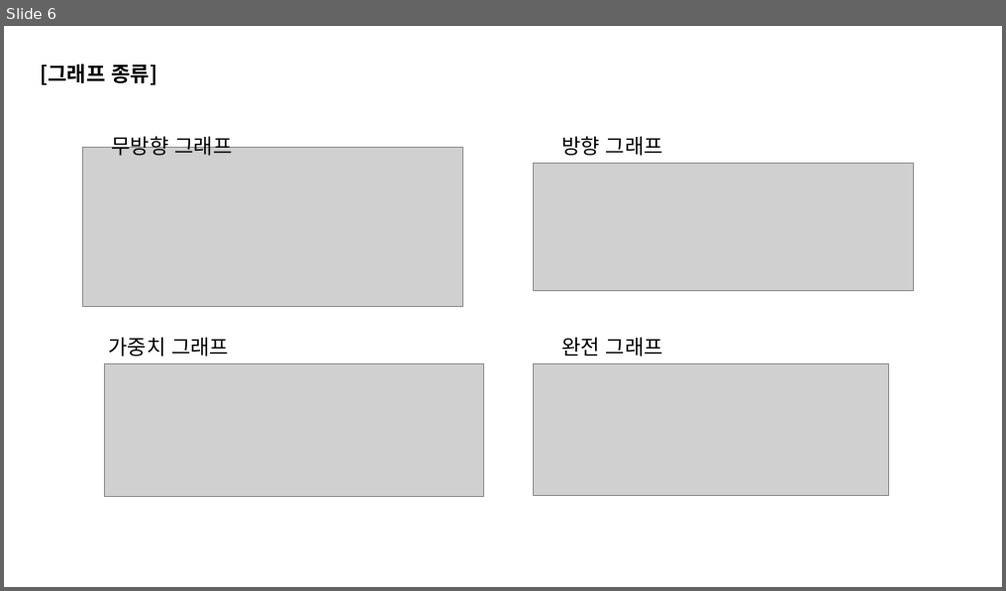
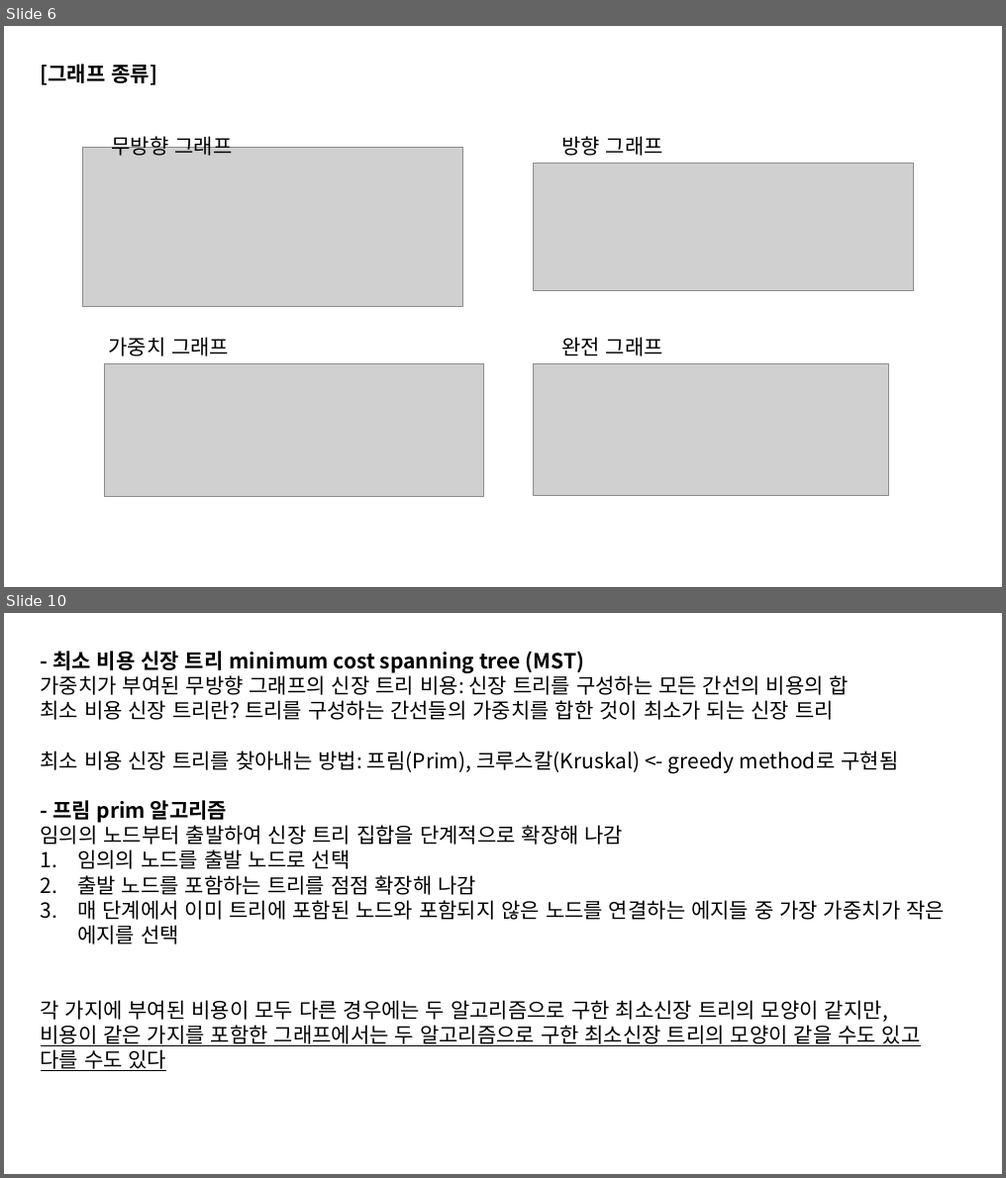
Before and after one commit to 2018007956/Coding-Test-Study, a slide deck: week5/graph&DFS,BFS.pptx. Shown one above the other, each under a label of ours: slide 6 before the commit, slides 6 and 10 after it; the slides between them are not shown. The pictures are 1006x591 and 1006x1178 pixels, drawn with LibreOffice and Linux fonts; fonts in the diff are those of the drawing; grey boxes stand for pictures. Boxes give left, top, right and bottom in pixels: in the first picture for what was removed or moved away, otherwise in the second. Text is boxed around its words. In the diff, an @@ line names an element or a change of style, - is before the commit and + after.

```diff
--- a/week5/graph&DFS,BFS.pptx
+++ b/week5/graph&DFS,BFS.pptx
@@ slide 10 added at bbox=[4, 613, 1002, 1174], background #FFFFFF @@
@@ text added at bbox=[41, 651, 944, 1071], 20 pt, text #000000 @@
+- 최소 비용 신장 트리 minimum cost spanning tree (MST)
+가중치가 부여된 무방향 그래프의 신장 트리 비용: 신장 트리를 구성하는 모든 간선의 비용의 합
+최소 비용 신장 트리란? 트리를 구성하는 간선들의 가중치를 합한 것이 최소가 되는 신장 트리
+최소 비용 신장 트리를 찾아내는 방법: 프림(Prim), 크루스칼(Kruskal) <- greedy method로 구현됨
+- 프림 prim 알고리즘
+임의의 노드부터 출발하여 신장 트리 집합을 단계적으로 확장해 나감
+1. 임의의 노드를 출발 노드로 선택
+2. 출발 노드를 포함하는 트리를 점점 확장해 나감
+3. 매 단계에서 이미 트리에 포함된 노드와 포함되지 않은 노드를 연결하는 에지들 중 가장 가중치가 작은 에지를 선택
+각 가지에 부여된 비용이 모두 다른 경우에는 두 알고리즘으로 구한 최소신장 트리의 모양이 같지만, 비용이 같은 가지를 포함한 그래프에서는 두 알고리즘으로 구한 최소신장 트리의 모양이 같을 수도 있고 다를 수도 있다
```
Also in this commit, not shown: 3 slides changed, 4 other slides added, 5 other files.
